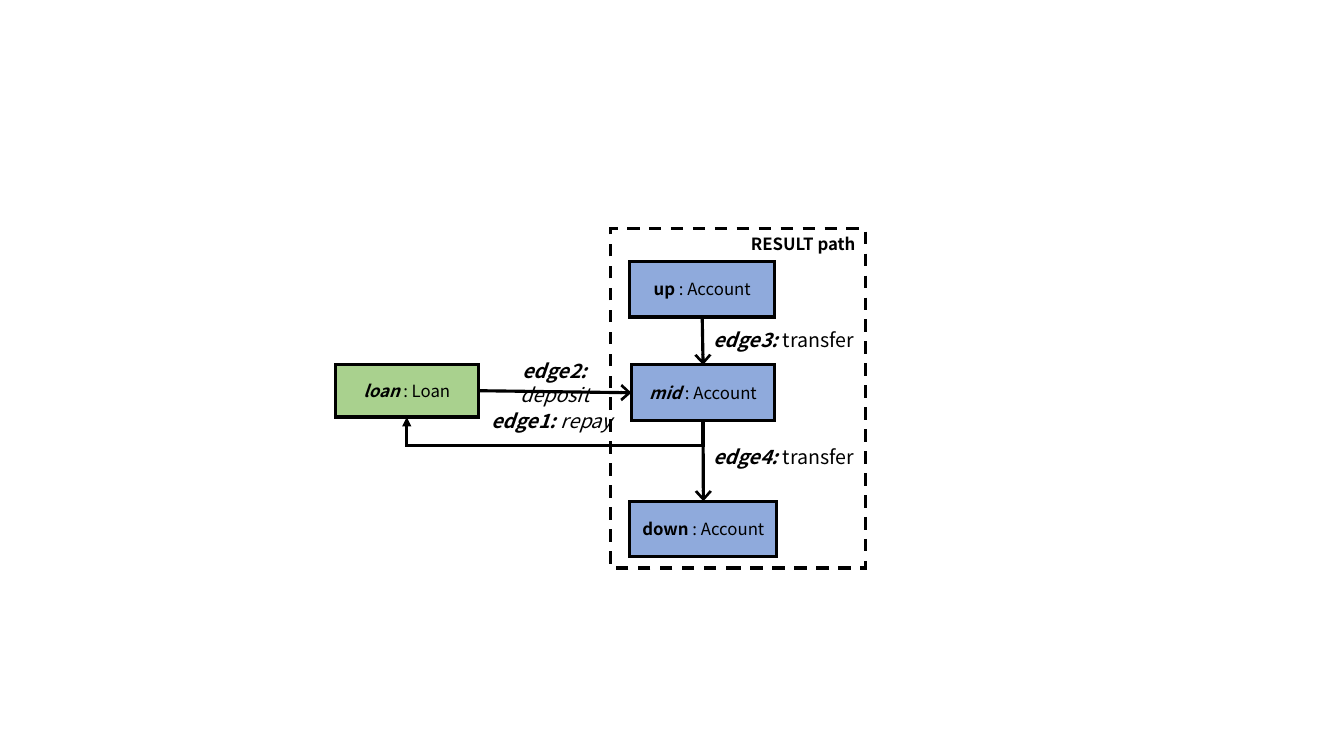
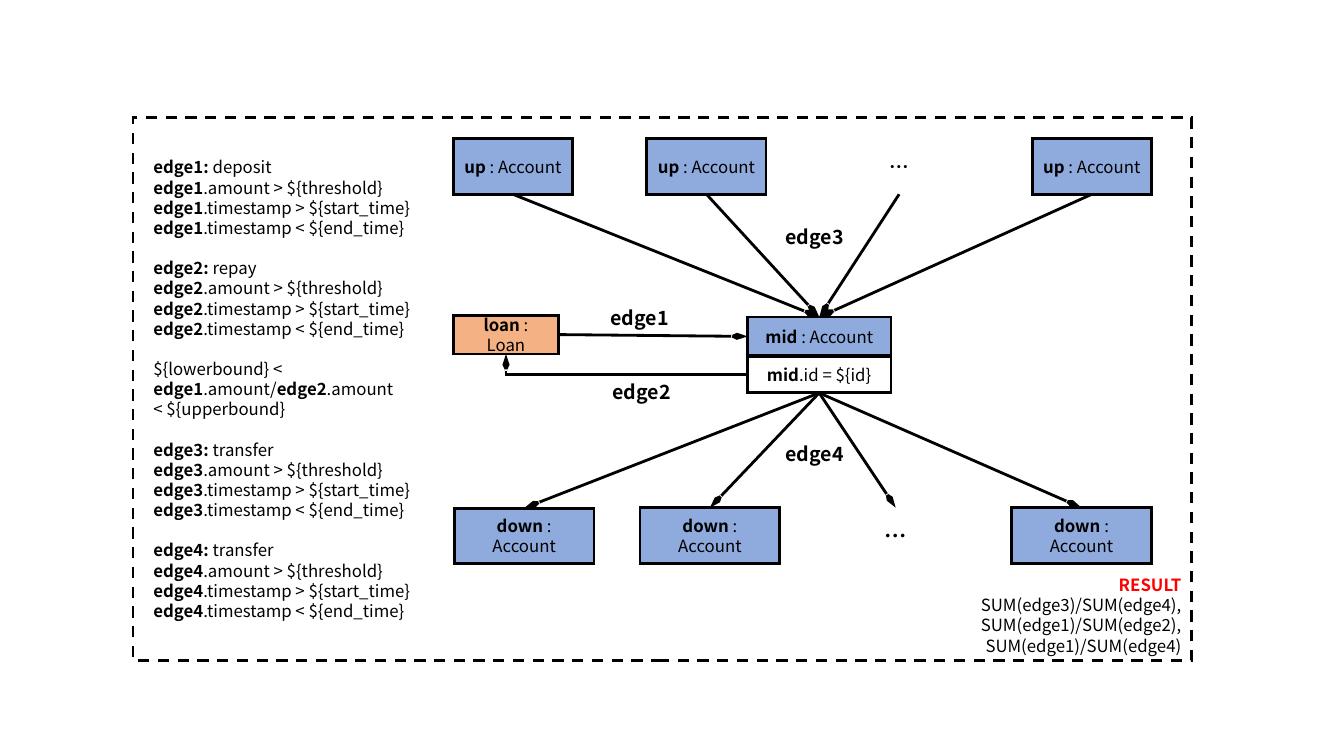
Before and after one commit to ldbc/ldbc_finbench_docs, a slide deck: slide 9 of patterns/transaction-complex-read.pptx. Drawn at 1344x756 pixels with LibreOffice and Linux fonts; fonts in the diff are those of the drawing. Boxes give left, top, right and bottom in pixels: in the first picture for what was removed or moved away, otherwise in the second. Text is boxed around its words. In the diff, an @@ line names an element or a change of style, - is before the commit and + after.

```diff
--- a/patterns/transaction-complex-read.pptx
+++ b/patterns/transaction-complex-read.pptx
@@ rectangle "RESULT": place and size @@
-rectangle "RESULT" at box(611, 229, 866, 569)
+rectangle "RESULT" at box(133, 118, 1192, 660)
@@ rectangle "RESULT" at box(133, 118, 1192, 660): vertical alignment top to bottom; outline #000000 2.25 pt dashed to #000000 2 pt dashed @@
@@ rectangle "up : Account" at box(647, 139, 766, 195): outline #000000 2.25 pt to #000000 2 pt @@
@@ rectangle "up : Account": place and size @@
-rectangle "up : Account" at box(630, 261, 775, 317)
+rectangle "up : Account" at box(647, 139, 766, 195)
@@ arrow moved from (703, 318) - (703, 365) to (707, 195) - (820, 318) @@
@@ arrow (707, 195) - (820, 318): stroke #000000 2.25 pt to #000000 2 pt @@
@@ text at box(786, 228, 844, 249): text changed; bold on @@
-edge3: transfer
+edge3
@@ rectangle "loan : Loan": place and size @@
-rectangle "loan : Loan" at box(336, 364, 479, 416)
+rectangle "loan : Loan" at box(454, 316, 559, 354)
@@ rectangle "loan : Loan" at box(454, 316, 559, 354): italic off in "loan"; fill #A9D18E to #F4B183; outline #000000 2.25 pt to #000000 2 pt @@
@@ text at box(610, 309, 668, 330): text changed; italic off @@
-edge1: repay
+edge1
@@ rectangle "mid : Account": place and size @@
-rectangle "mid : Account" at box(631, 365, 774, 420)
+rectangle "mid : Account" at box(748, 318, 891, 356)
@@ rectangle "mid : Account" at box(748, 318, 891, 356): italic off in "mid"; outline #000000 2.25 pt to #000000 2 pt @@
@@ elbow arrow moved from (703, 420) - (407, 417) to (747, 375) - (506, 354) @@
@@ elbow arrow (747, 375) - (506, 354): stroke #000000 2.25 pt to #000000 2 pt; arrowheads changed @@
@@ text at box(612, 383, 670, 404): text changed; bold on; italic off @@
-edge2: deposit
+edge2
@@ arrow removed from (479, 391) to (631, 393) @@
@@ arrow moved from (703, 420) - (704, 501) to (820, 393) - (710, 508) @@
@@ arrow (820, 393) - (710, 508): stroke #000000 2.25 pt to #000000 2 pt @@
@@ group added at box(153, 139, 1152, 621): 7 arrows, 5 rectangles, 3 texts @@
+edge1: deposit
+edge1.amount > ${threshold}
+edge1.timestamp > ${start_time}
+edge1.timestamp < ${end_time}
+edge2: repay
+edge2.amount > ${threshold}
+edge2.timestamp > ${start_time}
+edge2.timestamp < ${end_time}
+${lowerbound} < edge1.amount/edge2.amount
+< ${upperbound}
+edge3: transfer
+edge3.amount > ${threshold}
+edge3.timestamp > ${start_time}
+edge3.timestamp < ${end_time}
+edge4: transfer
+edge4.amount > ${threshold}
+edge4.timestamp > ${start_time}
+edge4.timestamp < ${end_time}
+mid.id = ${id}
+up : Account
+up : Account
+…
+down : Account
+down : Account
+…
@@ text at box(785, 445, 843, 466): text changed; bold on @@
-edge4: transfer
+edge4
@@ rectangle "down : Account": place and size @@
-rectangle "down : Account" at box(630, 501, 777, 557)
+rectangle "down : Account" at box(640, 508, 780, 564)
@@ rectangle "down : Account" at box(640, 508, 780, 564): outline #000000 2.25 pt to #000000 2 pt @@
@@ text in rectangle at box(981, 578, 1182, 656): text changed; bold off @@
-RESULT path
+RESULT
+SUM(edge3)/SUM(edge4),
+SUM(edge1)/SUM(edge2),
+SUM(edge1)/SUM(edge4)
```
Also in this commit, not shown: 11 other slides changed, 3 slides added, 2 slides removed, 36 other files.
